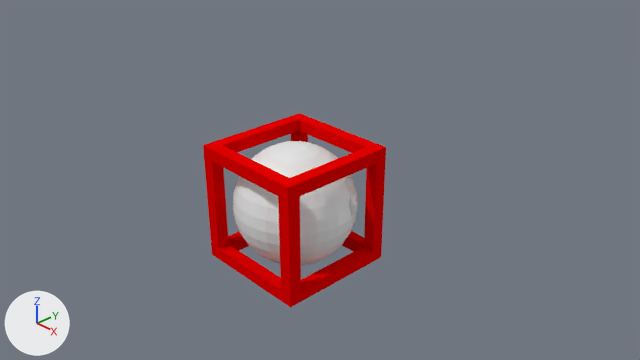
A saved change to the Blender file Assets/Blender/Items.blend.
Before and after are seen from the file's camera 'Camera'. The axes (+X, +Y, +Z) are drawn at lower left. The lights are the same throughout.

Before the edit, the objects in view are built like this:
```python
me_cube_001 = bpy.data.meshes.new('Cube.001')
me_cube_001.from_pydata(...)  # 64 vertices, 72 faces; spans x -1.0..1.0, y -1.0..1.0, z -1.0..1.0
me_cube_001.materials.append(mat_redmat)  # red #e70000
me_sphere = bpy.data.meshes.new('Sphere')
me_sphere.from_pydata(...)  # a UV sphere (32 segments, 16 rings, poles along z) spanning x -1.0..1.0, y -1.0..1.0, z -1.0..1.0
me_suzanne = bpy.data.meshes.new('Suzanne')
me_suzanne.from_pydata(...)  # 507 vertices, 500 faces; spans x -1.37..1.37, y -0.85..0.85, z -0.98..0.98
ob_cursor = bpy.data.objects.new('Cursor', me_cube_001)
ob_cursor.location = (0.0, 0.0, 0.0)
ob_sphere = bpy.data.objects.new('Sphere', me_sphere)
ob_sphere.location = (0.0, 0.0, 0.0)
_m = ob_sphere.modifiers.new('Decimate', 'DECIMATE')
ob_suzanne = bpy.data.objects.new('Suzanne', me_suzanne)
ob_suzanne.location = (0.0, 0.0, 0.0)
ob_suzanne.scale = (0.741, 0.741, 0.741)
```
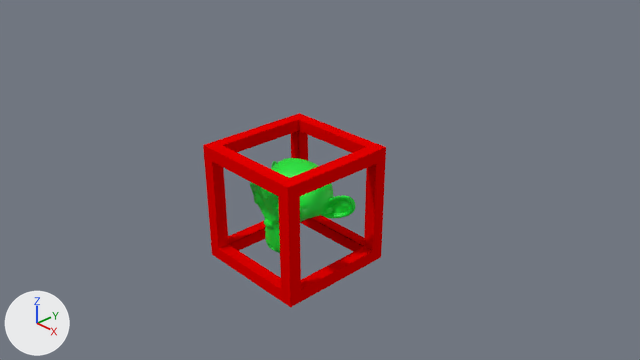
Pixel boxes (x1, y1, x2, y2) of what changed, in the pictures (640 x 360 px):
'Sphere', hidden
    before: (233, 141, 358, 266)
'Suzanne', recoloured, modifiers changed
    before: (347, 195, 357, 215)
    after: (250, 158, 356, 253)

The change, as a list of edits to the scene's bpy script:
```text
Add mat_material:
    mat_material = principled_material('Material')
    mat_material.base_color = (0.0, 0.8, 0.0331)  # green #00e733
Change me_suzanne:
    where me_suzanne.from_pydata(...)  # 507 vertices, 500 faces; spans x -1.37..1.37, y -0.85..0.85, z -0.98..0.98
    add me_suzanne.materials.append(mat_material)  # green #00e733
Change ob_sphere:
    add ob_sphere.hide_set(True)
Change ob_suzanne:
    add _m = ob_suzanne.modifiers.new('Subdivision', 'SUBSURF')
```
